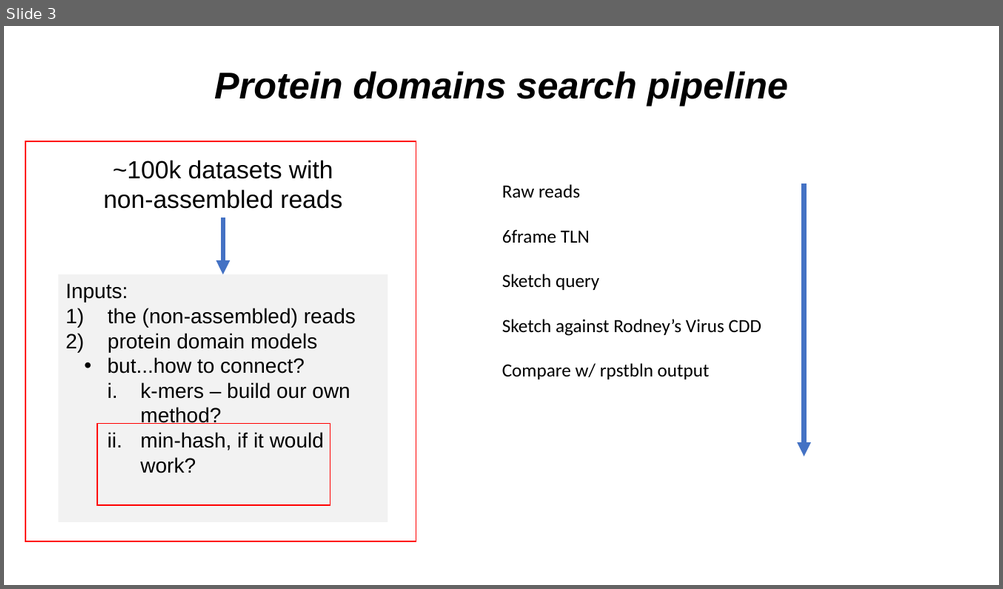
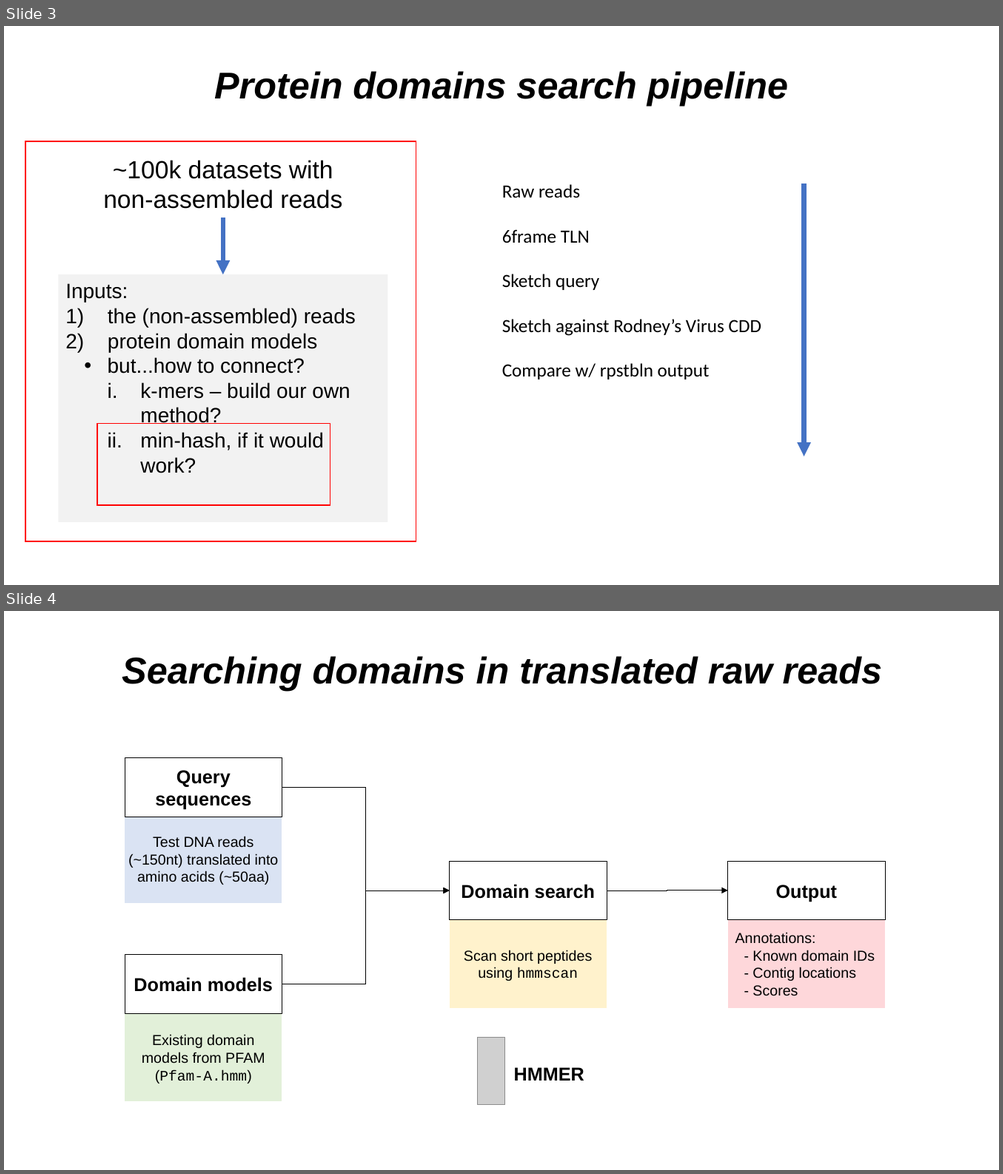
Before and after one commit to NCBI-Codeathons/Domain_HMM_Boundaries, a slide deck: tuesday progress presentation2.pptx. Shown one above the other, each under a label of ours: slide 3 before the commit, slides 3 and 4 after it. The pictures are 1003x589 and 1003x1174 pixels, drawn with LibreOffice and Linux fonts; fonts in the diff are those of the drawing; grey boxes stand for pictures. Boxes give left, top, right and bottom in pixels: in the first picture for what was removed or moved away, otherwise in the second. Text is boxed around its words. In the diff, an @@ line names an element or a change of style, - is before the commit and + after.

```diff
--- a/tuesday progress presentation2.pptx
+++ b/tuesday progress presentation2.pptx
@@ slide 4 added at [4,611,999,1170], background #FFFFFF @@
@@ text added at [122,656,882,691], 36 pt, text #000000, bold, italic @@
+Searching domains in translated raw reads
@@ rectangle added at [125,758,282,817], fill #FFFFFF, outline #000000 0.5 pt, 18 pt, text #000000, bold @@
+Query
+sequences
@@ elbow arrow added from (282, 788) to (449, 891), #000000 0.5 pt @@
@@ rectangle added at [125,815,282,903], fill #DAE3F3, 14 pt, text #000000 @@
+Test DNA reads (~150nt) translated into amino acids (~50aa)
@@ rectangle added at [449,861,607,920], fill #FFFFFF, outline #000000 0.5 pt, 18 pt, text #000000, bold @@
+Domain search
@@ rectangle added at [728,861,885,920], fill #FFFFFF, outline #000000 0.5 pt, 18 pt, text #000000, bold @@
+Output
@@ elbow arrow added from (282, 984) to (449, 891), #000000 0.5 pt @@
@@ elbow arrow added from (607, 891) to (728, 891), #000000 0.5 pt @@
@@ rectangle added at [449,920,607,1008], fill #FFF2CC, 14 pt, text #000000 @@
+Scan short peptides using hmmscan
@@ rectangle added at [728,920,885,1008], fill #FED7DA, 14 pt, text #000000 @@
+  Annotations:
+  - Known domain IDs
+  - Contig locations
+  - Scores
@@ rectangle added at [125,955,282,1014], fill #FFFFFF, outline #000000 0.5 pt, 18 pt, text #000000, bold @@
+Domain models
@@ rectangle added at [125,1014,282,1102], fill #E2F0D9, 14 pt, text #000000 @@
+  Existing domain
+  models from PFAM
+  (Pfam-A.hmm)
@@ picture added at [477,1038,506,1105] @@
@@ text added at [514,1068,584,1081], 18 pt, text #000000, bold @@
+HMMER
```
Also in this commit, not shown: 1 other slide added, 2 other files.
